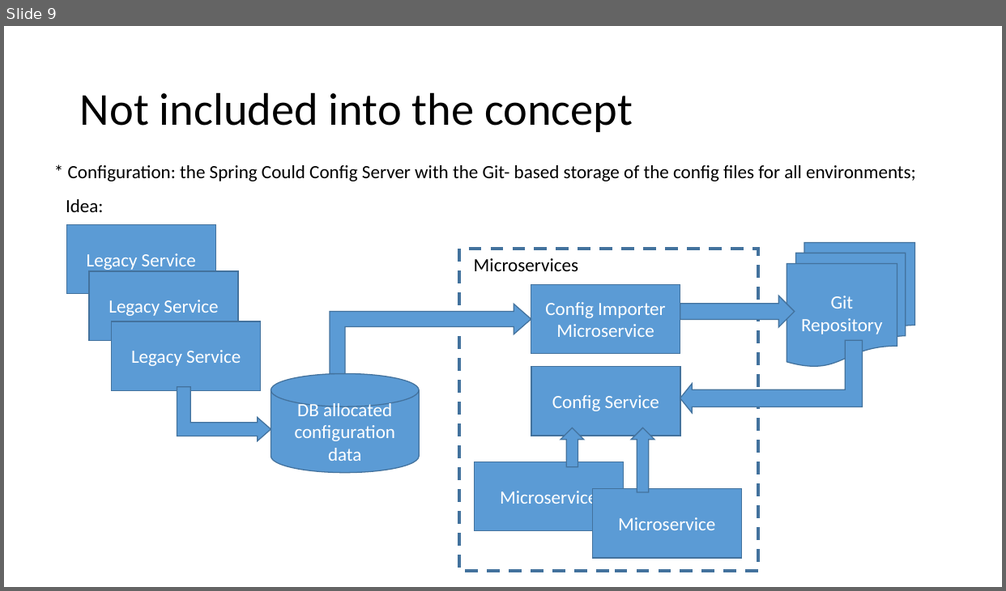
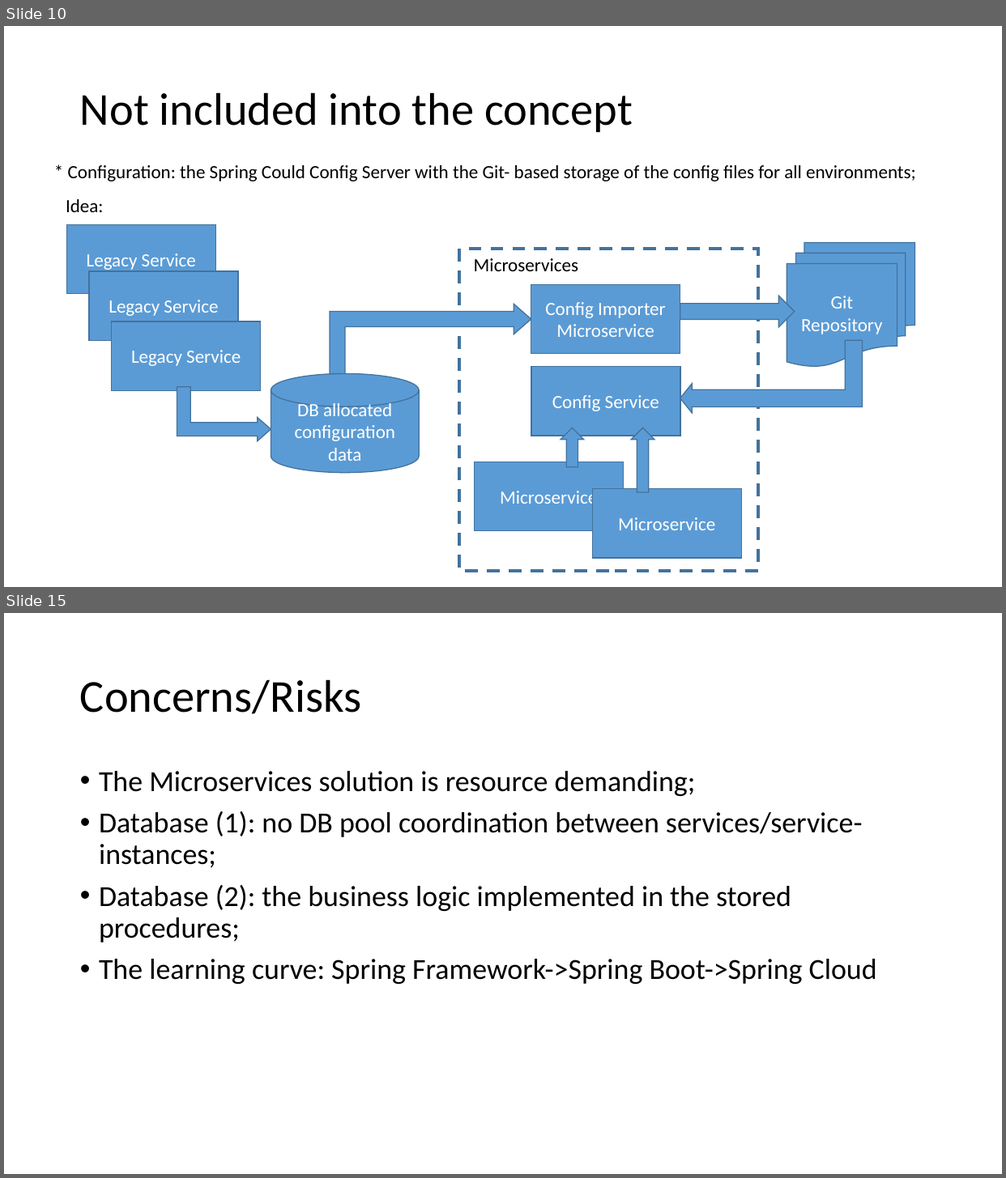
Before and after one commit to antonnazarov/altron-pilot, a slide deck: doc/altron-ms-demo-20190802.pptx. Shown one above the other, each under a label of ours: slide 9 before the commit, slides 10 and 15 after it; the slides between them are not shown. The pictures are 1006x591 and 1006x1178 pixels, drawn with LibreOffice and Linux fonts; fonts in the diff are those of the drawing. Boxes give left, top, right and bottom in pixels: in the first picture for what was removed or moved away, otherwise in the second. Text is boxed around its words. In the diff, an @@ line names an element or a change of style, - is before the commit and + after.

```diff
--- a/doc/altron-ms-demo-20190802.pptx
+++ b/doc/altron-ms-demo-20190802.pptx
@@ slide 15 added at [4, 613, 1002, 1174], background #FFFFFF @@
@@ title added at [80, 679, 361, 714], 44 pt, text #000000 @@
+Concerns/Risks
@@ text added at [99, 771, 877, 984], 28 pt, text #000000 @@
+• The Microservices solution is resource demanding;
+• Database (1): no DB pool coordination between services/service- instances;
+• Database (2): the business logic implemented in the stored procedures;
+• The learning curve: Spring Framework->Spring Boot->Spring Cloud
@@ what was slide 9 is now slide 10 @@
```
Also in this commit, not shown: 1 slide changed, 6 other slides added, 14 other files.
